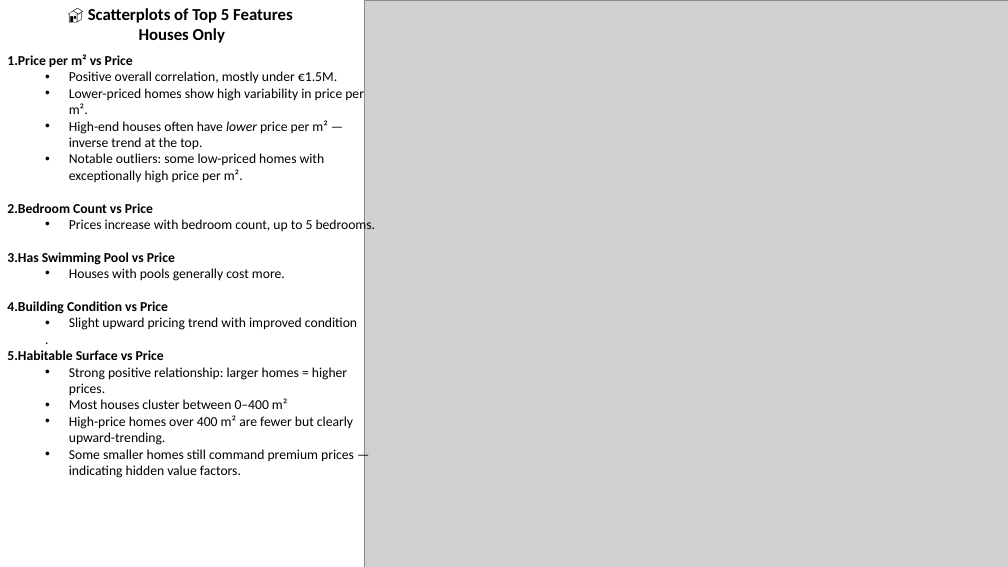
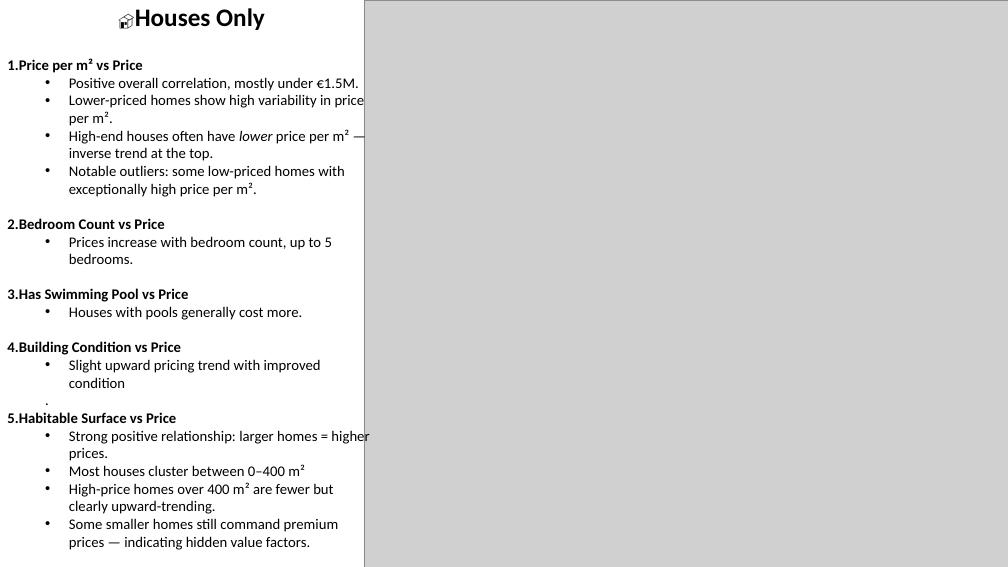
Before and after one commit to kayedee90/challenge-data-analysis, a slide deck: slide 24 of Presentation/Kenny_PDF.pptx (slide 9 before the commit). Drawn at 1008x567 pixels with LibreOffice and Linux fonts; fonts in the diff are those of the drawing; grey boxes stand for pictures. Boxes give left, top, right and bottom in pixels: in the first picture for what was removed or moved away, otherwise in the second. Text is boxed around its words. In the diff, an @@ line names an element or a change of style, - is before the commit and + after.

```diff
--- a/Presentation/Kenny_PDF.pptx
+++ b/Presentation/Kenny_PDF.pptx
@@ text at (x1=135, y1=8, x2=265, y2=30): text changed; size 16 to 24 pt @@
-🏠 Scatterplots of Top 5 Features
-Houses Only
+🏠Houses Only
@@ text "Price per m² vs Price" at (x1=7, y1=58, x2=369, y2=550): size 13 to 14 pt @@
```
Also in this commit, not shown: 7 other slides changed, 18 slides added, 3 other files.
